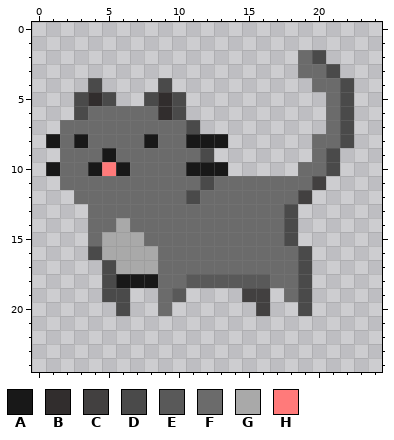
Pixel-art sprite -- target/classes/res/player/cat/Left0.png. This is how it looked before the edit.
The file is 25x25 pixels. Pixels under 10% opacity are left out. Colours within 5 levels of each other are drawn and written as one.
Palette (. is transparent): A #181818  B #312d2d  C #424040  D #4a4a4a  E #595959  F #6b6b6b  G #a9a9a9  H #ff7a7a
After the commit:
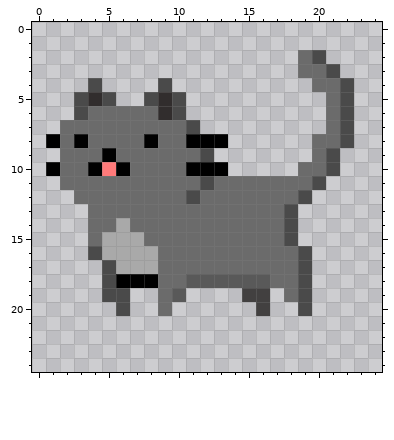
What changed:
@@ palette @@
-A #181818
+A #000000
@@ x 17..22 @@
 10 ..FFD.
-11 FFFC..
-12 FFC...
+11 FFFD..
+12 FFD...
 13 FD....
Changed places in both pictures, as pixel boxes (x1, y1, x2, y2):
changed: (46, 134, 228, 176)
changed: (298, 176, 326, 204)
changed: (116, 274, 158, 288)
